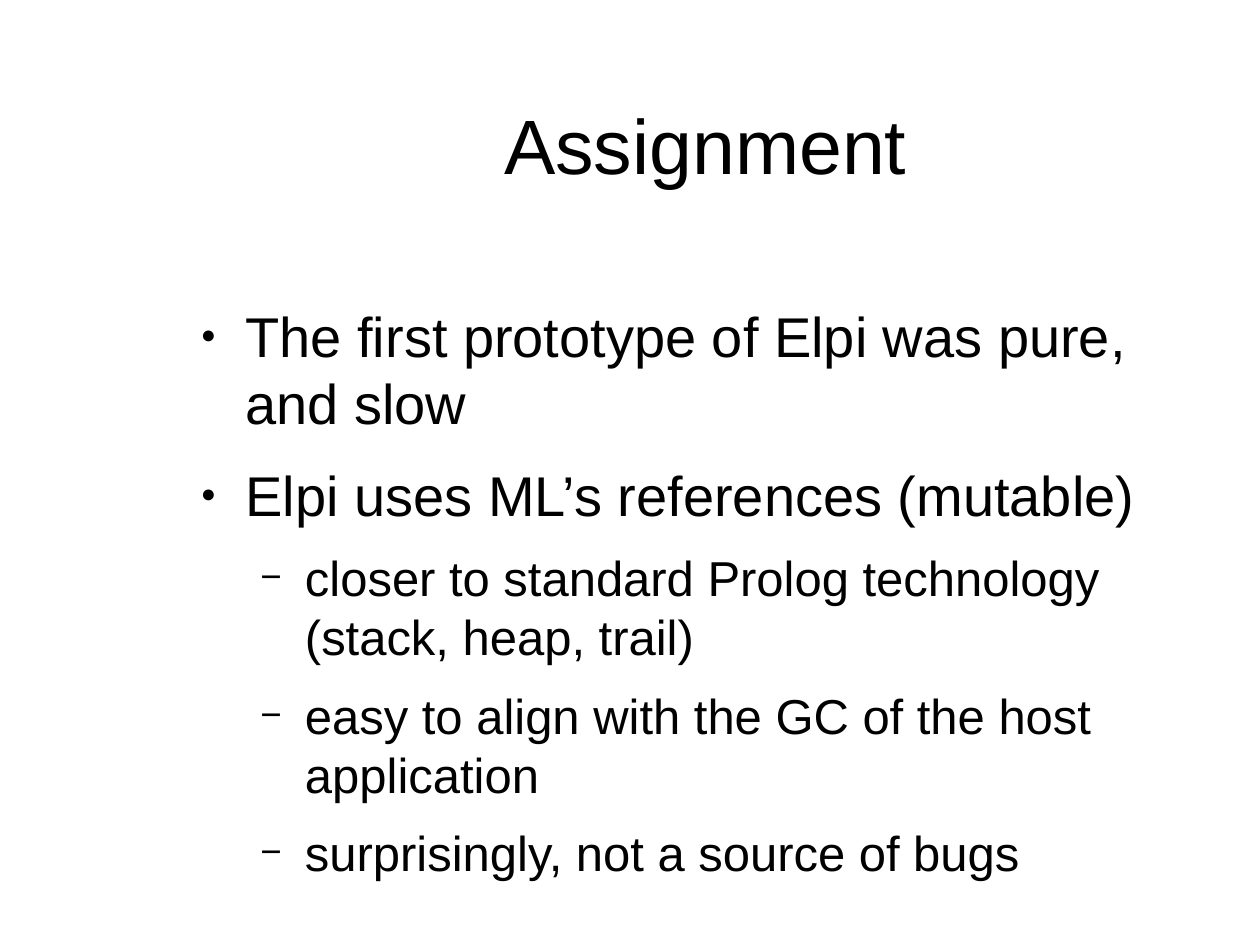
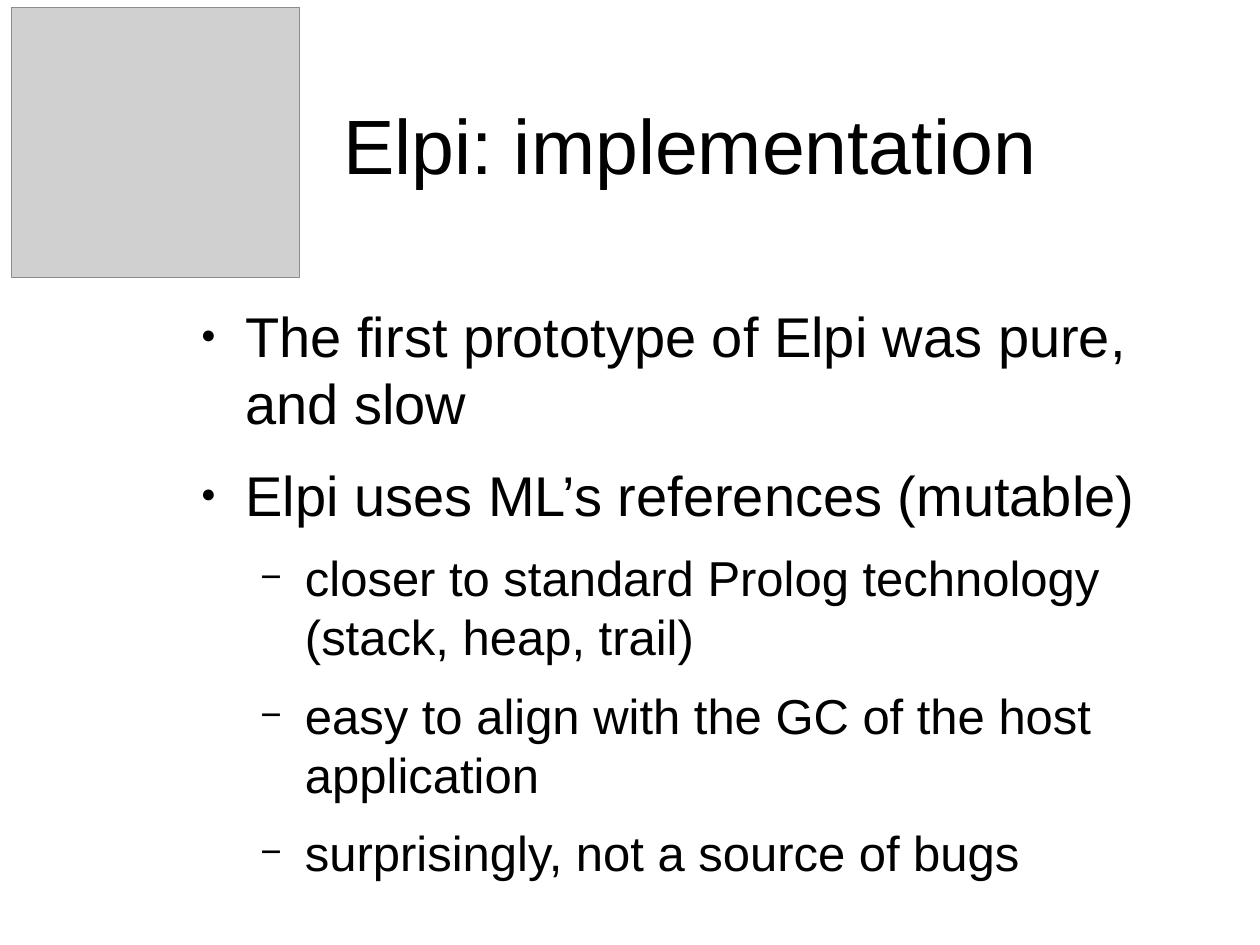
Before and after one commit to gares/mlws18, a slide deck: slide 38 of slides.odp (slide 40 before the commit). Drawn at 1260x945 pixels with LibreOffice and Linux fonts; fonts in the diff are those of the drawing; grey boxes stand for pictures; background and template pictures are left out. Boxes give left, top, right and bottom in pixels: in the first picture for what was removed or moved away, otherwise in the second. Text is boxed around its words. In the diff, an @@ line names an element or a change of style, - is before the commit and + after.

```diff
--- a/slides.odp
+++ b/slides.odp
@@ picture added at (11, 8, 300, 277) @@
@@ title at (343, 118, 1036, 189): text changed @@
-Assignment
+Elpi: implementation
```
Also in this commit, not shown: 41 other slides changed, 1 slide added, 3 other files.
